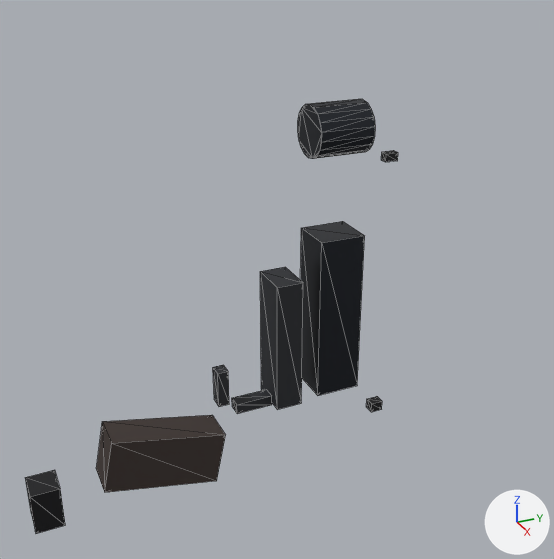
The glTF model assets/weapons/pistol.glb: old version first, new version second.
Rendered twice from a 50 mm lens placed at (1.129, -0.517, 0.706), pointed at (0.001, -0.009, 0.142). Lighting does not change. The marker at lower right points along +X, +Y and +Z. The first picture is the older version. Mesh edges are drawn as thin lines. Vertices at exactly the same position are counted once.

Names of what the first picture shows: 'pistol'.
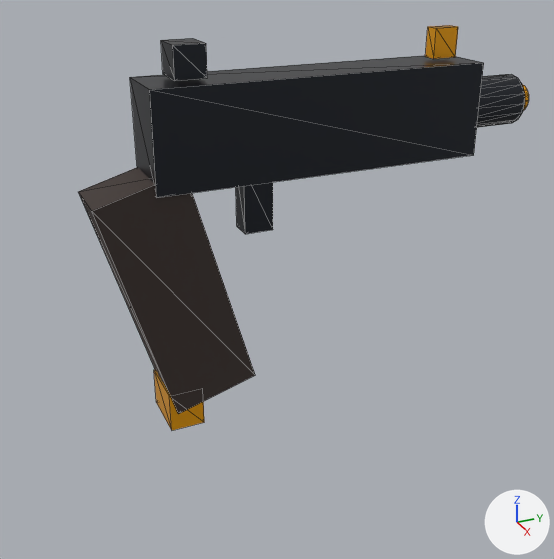
What changed in the scene script:
```text
Add mat_pistol_acc:
    mat_pistol_acc = principled_material('pistol_acc')
    mat_pistol_acc.base_color = (1.0, 0.42, 0.0)  # orange #ffad00
    mat_pistol_acc.metallic = 0.4
    mat_pistol_acc.roughness = 0.35
Change me_cube_008:
    used by ob_pistol; location = (0.0, 0.0, 0.0)
    verts and faces of me_cube_008; kept vertices keep their numbers, new ones are numbered from 100
    remove me_cube_008.from_pydata(...)  # 100 vertices, 164 faces; spans x -0.044..0.044, y -0.475..0.222, z -0.24..0.445
    add me_cube_008.from_pydata(...)  # 112 vertices, 192 faces; spans x -0.055..0.055, y -0.327..0.485, z -0.085..0.555
    me_cube_008 part 1: a new loose piece, a box spanning x -0.055..0.055, y -0.23..0.35, z 0.34..0.5, in mat_gunmetal (dark grey #3c3f45)
    me_cube_008 part 2: a new loose piece, a 16-sided cylinder along y spanning x -0.045..0.045, y 0.34..0.46, z 0.375..0.465, in mat_gunmetal (dark grey #3c3f45)
    me_cube_008 part 3: a new loose piece, a box spanning x -0.02..0.02, y -0.075..-0.025, z 0.245..0.355, in mat_gunmetal (dark grey #3c3f45)
    me_cube_008 part 4: a new loose piece, a box spanning x -0.03..0.03, y -0.185..-0.135, z 0.505..0.555, in mat_gunmetal (dark grey #3c3f45)
    me_cube_008 part 5: a new loose piece, a 16-sided cylinder along y spanning x -0.026..0.026, y 0.455..0.485, z 0.394..0.446, in mat_pistol_acc (orange #ffad00)
    me_cube_008 part 6: a new loose piece, a box spanning x -0.013..0.013, y 0.278..0.323, z 0.505..0.555, in mat_pistol_acc (orange #ffad00)
    me_cube_008 part 7: a new loose piece, a box spanning x -0.047..0.047, y -0.23..-0.17, z -0.085..-0.015, in mat_pistol_acc (orange #ffad00)
    me_cube_008 part 8: the loose piece of 36 vertices spanning x -0.044..0.044, y 0.05..0.15, z 0.355..0.445 is deleted
    me_cube_008 part 9: the loose piece of 8 vertices spanning x -0.04..0.04, y 0.058..0.142, z -0.095..0.215 is deleted
    me_cube_008 part 10: the loose piece of 8 vertices spanning x -0.035..0.035, y -0.353..-0.127, z -0.231..-0.089 is deleted
    me_cube_008 part 11: the loose piece of 8 vertices spanning x -0.038..0.038, y -0.025..0.025, z -0.105..0.145 is deleted
    me_cube_008 part 12: the loose piece of 8 vertices spanning x -0.027..0.027, y -0.475..-0.425, z -0.24..-0.16 is deleted
    me_cube_008 part 13: the loose piece of 8 vertices spanning x -0.007..0.007, y 0.197..0.222, z 0.333..0.347 is deleted
    me_cube_008 part 14: the loose piece of 8 vertices spanning x -0.013..0.013, y -0.095..-0.025, z -0.11..-0.09 is deleted
    me_cube_008 part 15: the loose piece of 8 vertices spanning x -0.01..0.01, y 0.197..0.222, z -0.19..-0.17 is deleted
    me_cube_008 part 16: the loose piece of 8 vertices spanning x -0.013..0.013, y -0.13..-0.11, z -0.085..-0.015 is deleted
    me_cube_008 part 17
    add verts[100] = (-0.05, -0.217, -0.053)
    add verts[101] = (-0.05, -0.327, 0.331)  # pixel (78, 191)
    add verts[102] = (-0.05, -0.073, -0.011)
    add verts[103] = (-0.05, -0.183, 0.373)
    add for new, old in zip([*range(104, 108)], [*range(100, 104)]): verts[new] = verts[old] + (0.1, 0.0, 0.0)
    add faces += [(100, 101, 103), (100, 103, 102), (102, 103, 107), (102, 107, 106), (105, 106, 107), (104, 106, 105)]  # mat_grip (brown #3f3530)
    add faces += [(101, 104, 105), (100, 104, 101), (102, 106, 104), (100, 102, 104), (101, 107, 103), (101, 105, 107)]  # mat_grip (brown #3f3530)
    remove me_cube_008.materials.append(mat_polymer)  # black #24272c
    remove me_cube_008.materials.append(mat_accent)  # black #161619
    add me_cube_008.materials.append(mat_pistol_acc)  # orange #ffad00
```

Boxes (x1, y1, x2, y2) around the edits, measured in the pictures (554 x 559 px):
'pistol', reshaped (21% wider, 7% shorter): before (25, 99, 398, 534); after (78, 25, 529, 430)
part 1 of me_cube_008, added: after (130, 55, 484, 198)
part 2 of me_cube_008, added: after (477, 74, 525, 127)
part 3 of me_cube_008, added: after (236, 182, 273, 234)
part 4 of me_cube_008, added: after (161, 38, 207, 81)
part 5 of me_cube_008, added (mostly hidden): after (522, 84, 529, 110)
part 6 of me_cube_008, added (orange): after (425, 25, 458, 59)
part 7 of me_cube_008, added (orange): after (154, 370, 204, 430)
part 8 of me_cube_008, deleted: before (298, 99, 375, 159)
part 9 of me_cube_008, deleted: before (301, 221, 365, 396)
part 10 of me_cube_008, deleted: before (96, 415, 225, 492)
part 11 of me_cube_008, deleted (black): before (260, 267, 303, 410)
part 12 of me_cube_008, deleted (black): before (25, 470, 65, 534)
part 13 of me_cube_008, deleted: before (381, 150, 398, 162)
part 14 of me_cube_008, deleted: before (232, 390, 272, 414)
part 15 of me_cube_008, deleted: before (366, 396, 382, 412)
part 16 of me_cube_008, deleted: before (213, 365, 229, 407)
part 17 of me_cube_008, added: after (78, 167, 255, 414)
